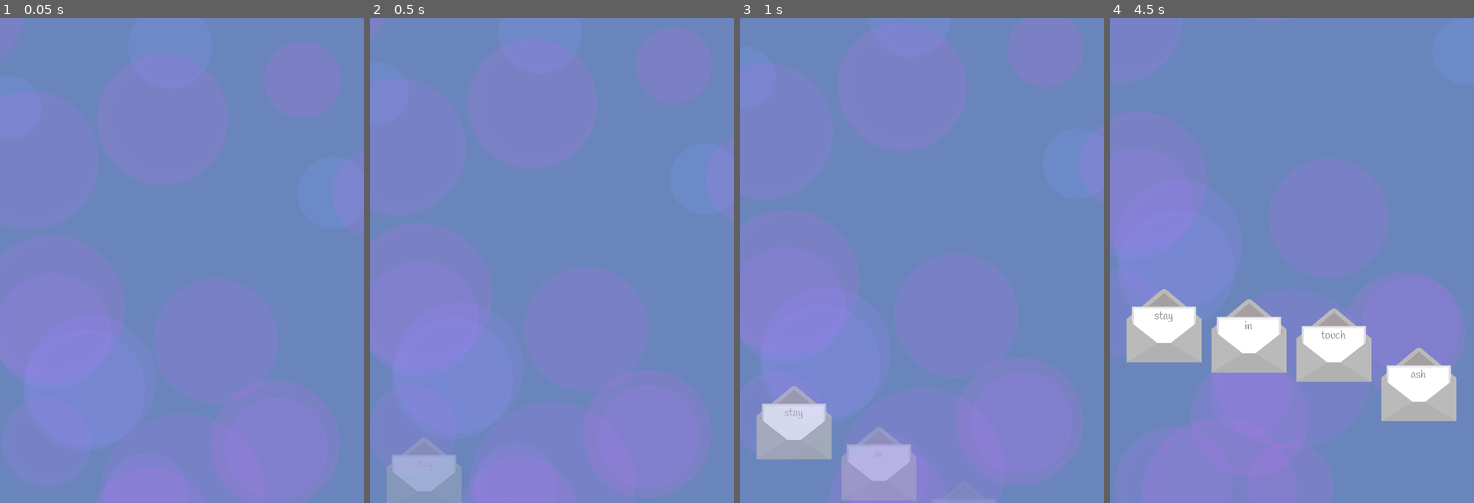
Above: before the commit, frames 1-4 (left to right).
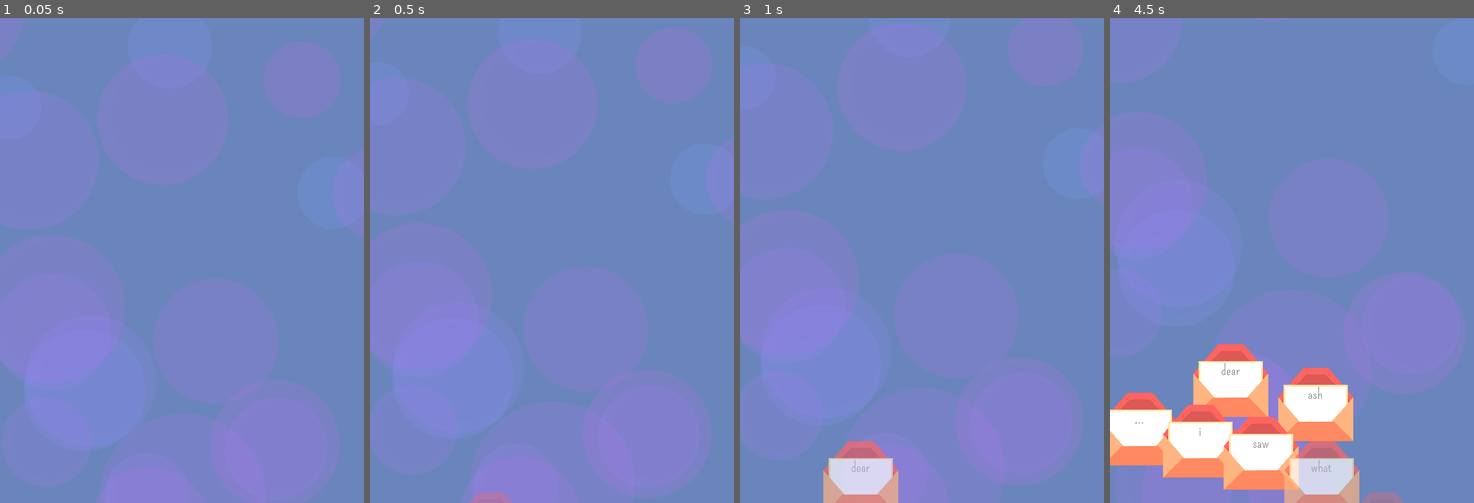
Above: after the commit, the same moments.

Repository: HoneyPony/ash-and-phoenix
Game: Godot game, scene res://game.tscn
Same seed, same stepped clock (60 frames per second), same inputs: the game is played once before the commit and once after it.
Inputs:
- Up to frame 1 (0.05 s): no input
- Up to frame 2 (0.5 s): no input
- Up to frame 3 (1 s): tap Enter at 0.5 s
- Up to frame 4 (4.5 s): no input

Frame 1 is identical in both runs. In frame 2, 2.0% of the frame differs, in the area x 4-39%, y 90-100%; in frame 3, 5.1%; in frame 4, 24%, in the area x 0-96%, y 55-100%.

Commit message:
start working on end sequence

Diff:
--- a/global.gd
+++ b/global.gd
@@ -47,6 +47,12 @@
 class WaitForWords:
 	func _init():
 		pass
+
+class TimePassFX:
+	var length
+
+	func _init(_length):
+		length = _length
 
 func CHANGE_ASH():
 	return LetterChange.new(false)
@@ -56,6 +62,8 @@
 	return Word.new(text, delay, xpos, yoffset)
 func WAIT():
 	return WaitForWords.new()
+func TIME_PASS(time):
+	return TimePassFX.new(time)
 
 
 # Stores the game data
@@ -630,10 +638,6 @@
 	WORD("her", 6.0, 70, 150),
 	WORD("adoption", 6.2, 210, 150),
 
-				]
-
-
-var game_data = [
 
 	WAIT(),
 	WORD("stay", 0, -210),
@@ -682,8 +686,54 @@
 	WORD("a", 0.2, -120),
 	WORD("great", 0.4, 120),
 	WORD("dog!", 0.6, 210),
-
-
+	WAIT(),
+
+
+
+	TIME_PASS(4),
+					]
+
+
+var game_data = [
+	CHANGE_PHOENIX(),
+
+	WORD("dear", 0.0, -100, 90),
+	WORD("ash", 1.0, 40, 90),
+
+	WORD("...", 2.0, -250, 90),
+	WORD("i", 2.5, -150, 90),
+	WORD("saw", 3.0, -50, 90),
+	WORD("what", 3.5, 50, 90),
+	WORD("you", 4.0, 150, 90),
+	WORD("posted", 4.5, 250, 90),
+	WORD("and", 5.0, -250, 90),
+	WORD("...", 5.0, -150, 90),
+
+	CHANGE_ASH(),
+	WORD("dear", 5.0, -70, 0),
+	WORD("phoenix", 5.5, 70, 0),
+
+	WORD("i", 6.0, -240, 0),
+	WORD("thought", 6.6, -120, 0),
+	WORD("this", 7.2, 0, 0),
+	WORD("would", 7.8, 120, 0),
+	WORD("be", 8.4, 240, 0),
+
+	WORD("the", 9, -240),
+	WORD("most", 9.6, -120),
+	WORD("appropriate", 10.2, 0),
+	WORD("medium", 10.8, 120),
+	WORD("to", 11.4, 240),
+
+	WORD("tell", 12, -140),
+	WORD("you", 12.6, 0),
+	WORD("this", 13.2, 140),
+
+	WORD("basically", 13.5, 0),
+	WORD("well", 13.8, -140),
+	WORD("serendipity", 14.1, 140),
+	WORD("she.....", 14.6, 0, 20),
+	WORD("...", 16, 0, 60),
 ]
 
 func _input(event):
@@ -727,6 +777,14 @@
 			# finsih the command if it's ready
 			game_data_index += 1
 		return ready
+	elif is_instance_of(next_entry, TimePassFX):
+		# TODO: Sound effect...?
+		if next_entry.length <= timer:
+			game_data_index += 1
+			timer = 0 # Reset timer on TIME_PASS
+			return true
+		# wait
+		return false
 	else:
 		print("warning: unknown command encountered in command list")
 		game_data_index += 1
